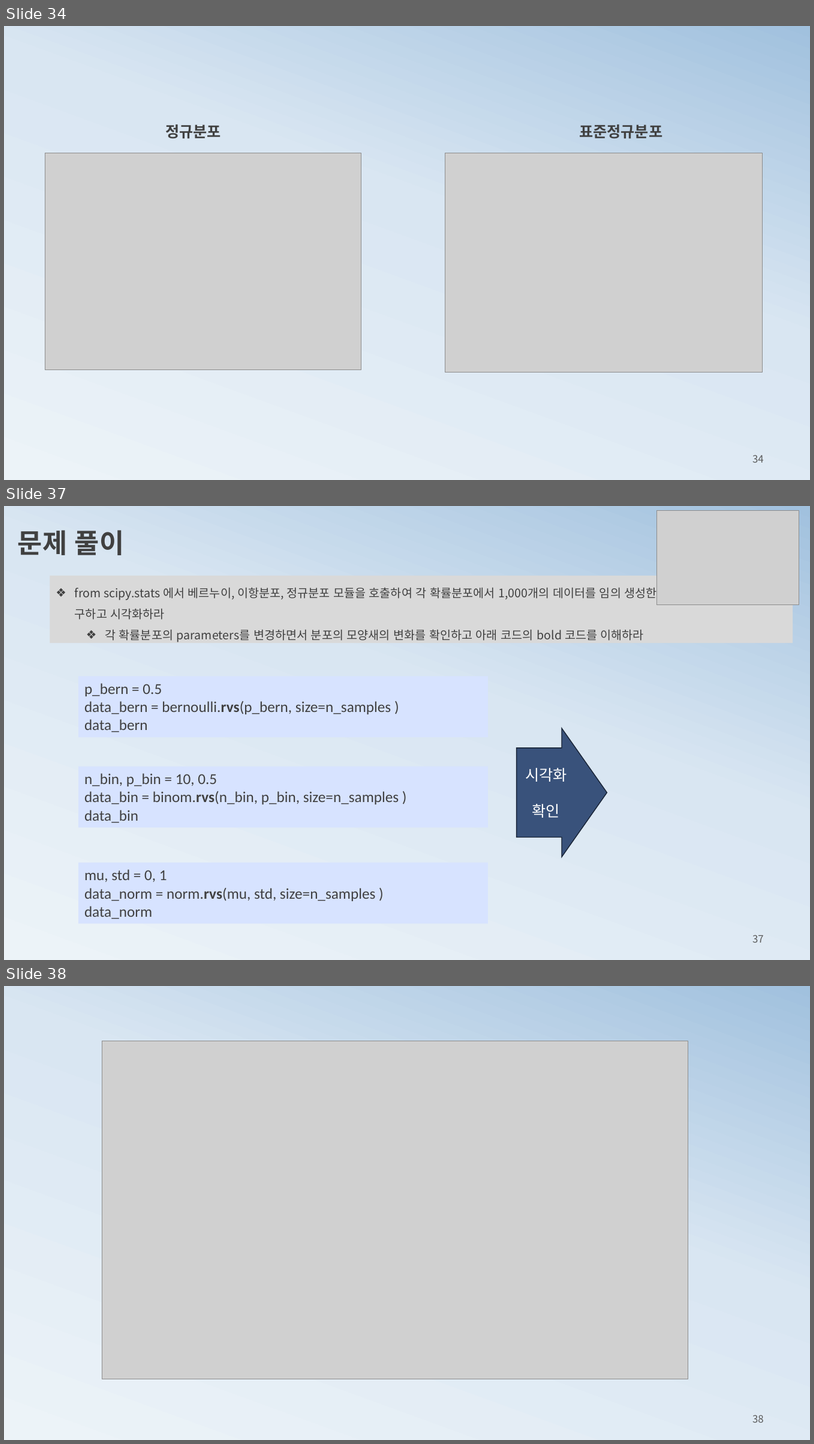
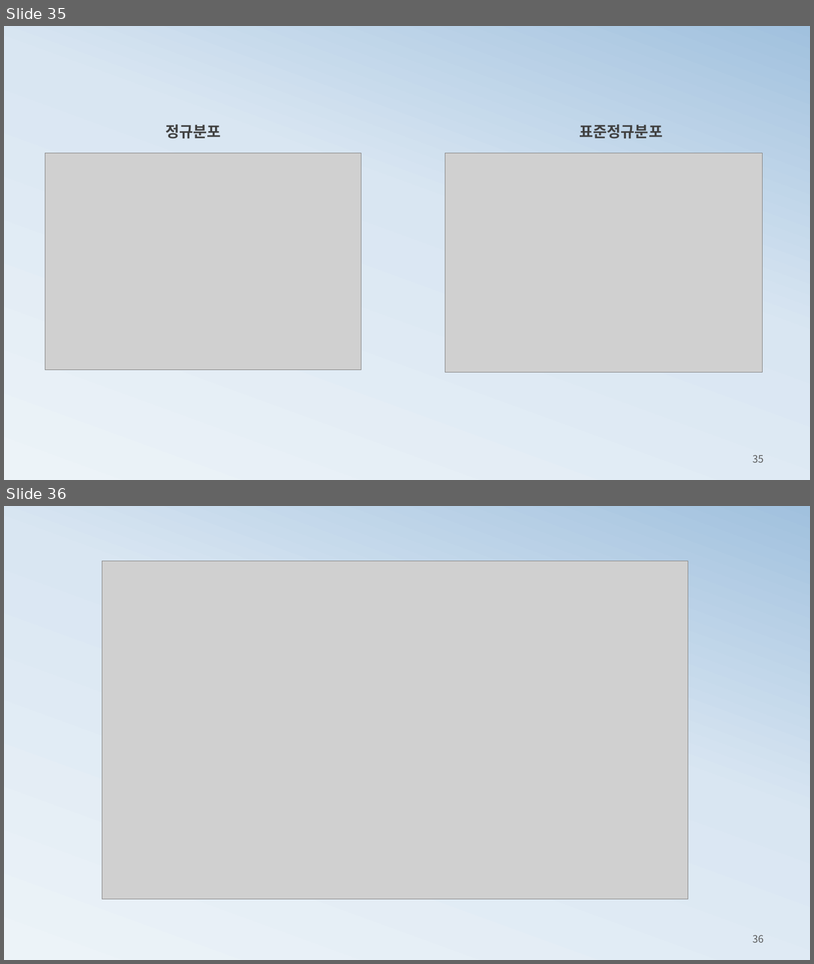
Before and after one commit to ancestor9/mathematics-for-machine-learning, a slide deck: 3_probability theory for machine learning.pptx. Shown one above the other, each under a label of ours: slides 34, 37 and 38 before the commit, slides 35 and 36 after it; the slides between them are not shown. The pictures are 814x1444 and 814x964 pixels, drawn with LibreOffice and Linux fonts; fonts in the diff are those of the drawing; grey boxes stand for pictures. Boxes give left, top, right and bottom in pixels: in the first picture for what was removed or moved away, otherwise in the second. Text is boxed around its words. In the diff, an @@ line names an element or a change of style, - is before the commit and + after.

```diff
--- a/3_probability theory for machine learning.pptx
+++ b/3_probability theory for machine learning.pptx
@@ slide 37 removed at bbox=[4, 506, 810, 960], background gradient #ECF3F8 to #D9E6F2 to #A1C1DE @@
@@ picture removed at bbox=[657, 510, 799, 604] @@
@@ text removed at bbox=[18, 530, 124, 555] @@
-문제 풀이
@@ rectangle removed at bbox=[50, 576, 793, 643] @@
-❖ from scipy.stats 에서 베르누이, 이항분포, 정규분포 모듈을 호출하여 각 확률분포에서 1,000개의 데이터를 임의 생성한 후 pmf, pdf, cdf 각각 구하고 시각화하라
-  ❖ 각 확률분포의 parameters를 변경하면서 분포의 모양새의 변화를 확인하고 아래 코드의 bold 코드를 이해하라
@@ rectangle removed at bbox=[78, 676, 488, 737] @@
-p_bern = 0.5
-data_bern = bernoulli.rvs(p_bern, size=n_samples )
-data_bern
@@ right arrow removed at bbox=[517, 728, 608, 857] @@
-시각화
-확인
@@ rectangle removed at bbox=[78, 766, 488, 827] @@
-n_bin, p_bin = 10, 0.5
-data_bin = binom.rvs(n_bin, p_bin, size=n_samples )
-data_bin
@@ rectangle removed at bbox=[78, 862, 488, 924] @@
-mu, std = 0, 1
-data_norm = norm.rvs(mu, std, size=n_samples )
-data_norm
@@ page number removed at bbox=[753, 934, 764, 942] @@
-37
@@ what was slide 34 is now slide 35 @@
@@ page number at bbox=[753, 454, 764, 462]: text changed @@
-34
+35
@@ what was slide 38 is now slide 36 @@
@@ page number at bbox=[753, 934, 764, 942]: text changed @@
-38
+36
```
Also in this commit, not shown: 4 slides changed, 1 other slide removed.
